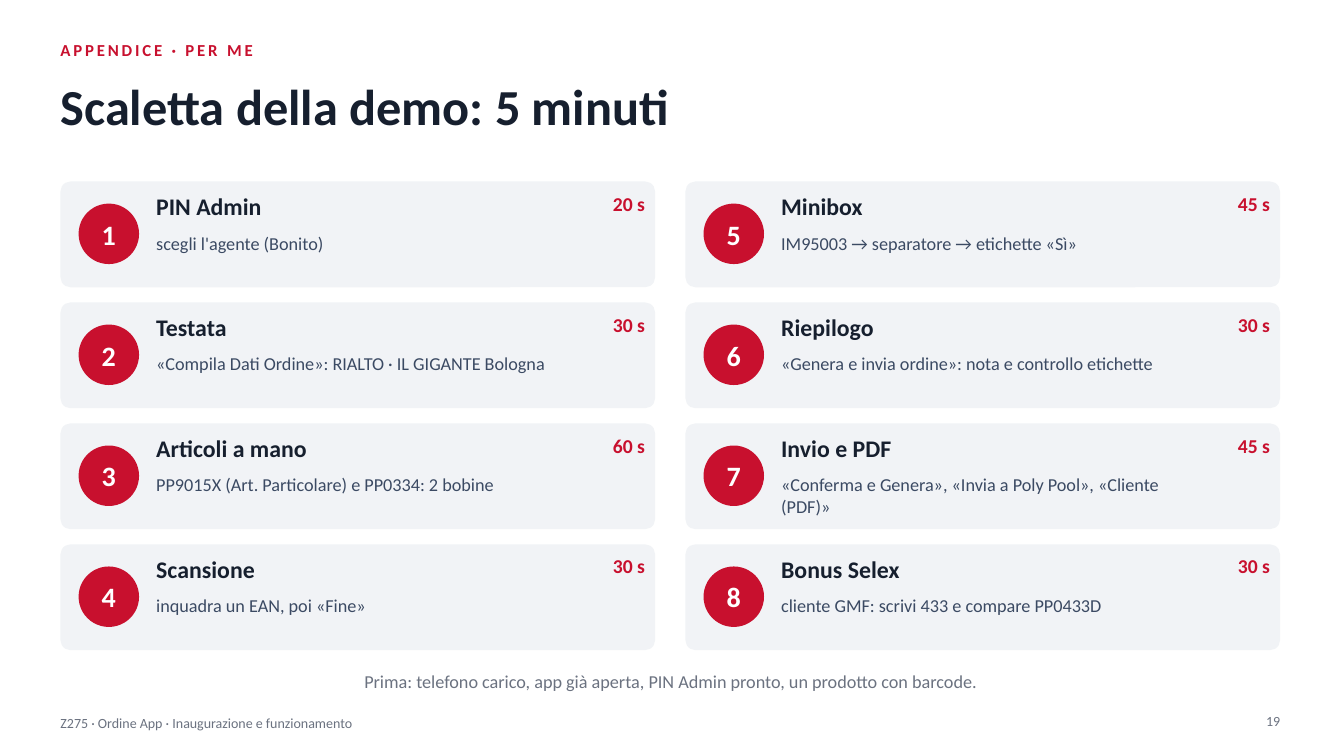
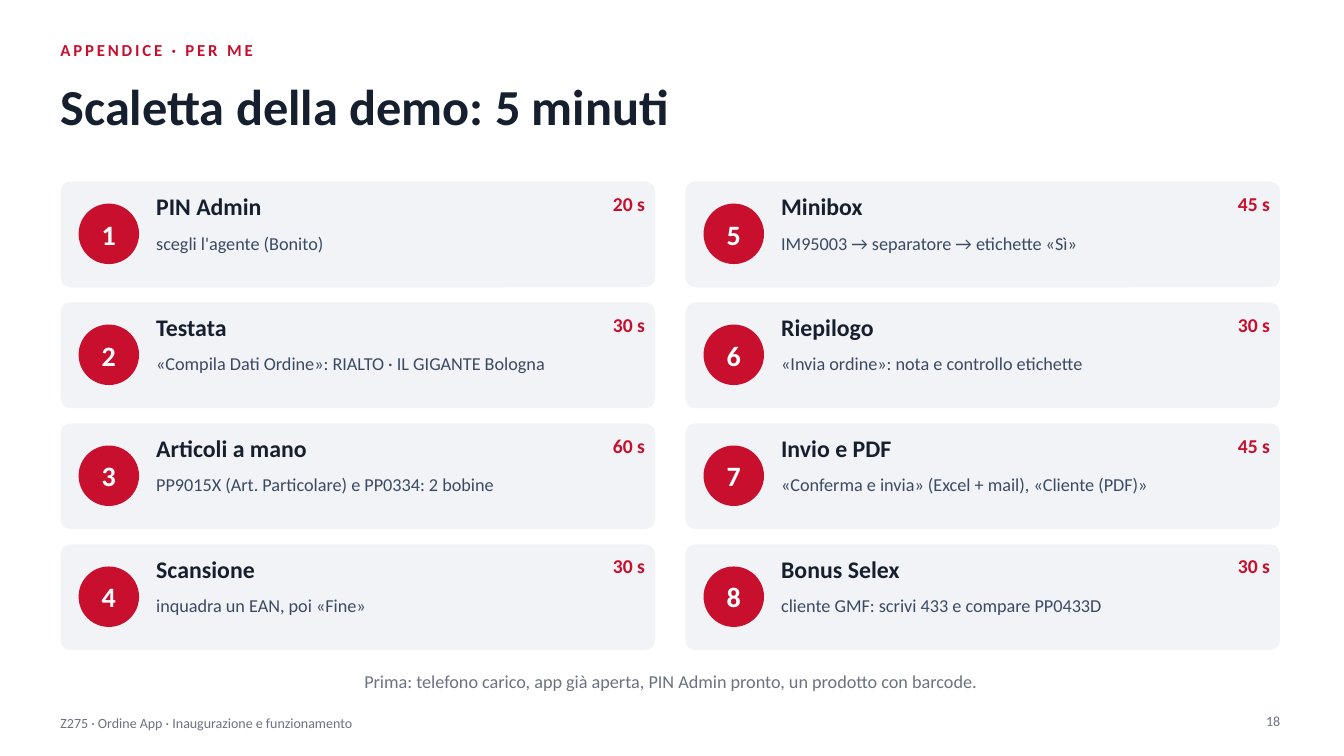
Before and after one commit to PPparre/Z275_App_Ordine, a slide deck: slide 18 of Z275_Presentazione.pptx (slide 19 before the commit). Drawn at 1344x756 pixels with LibreOffice and Linux fonts; fonts in the diff are those of the drawing. Boxes give left, top, right and bottom in pixels: in the first picture for what was removed or moved away, otherwise in the second. Text is boxed around its words. In the diff, an @@ line names an element or a change of style, - is before the commit and + after.

Commit message:
Update v.30.1: new flox conferma e invia (eto PDF+XLS)

```diff
--- a/Z275_Presentazione.pptx
+++ b/Z275_Presentazione.pptx
@@ text at [781, 357, 1083, 370]: text changed @@
-«Genera e invia ordine»: nota e controllo etichette
+«Invia ordine»: nota e controllo etichette
@@ text at [781, 478, 1147, 494]: text changed @@
-«Conferma e Genera», «Invia a Poly Pool», «Cliente (PDF)»
+«Conferma e invia» (Excel + mail), «Cliente (PDF)»
@@ page number at [1266, 716, 1280, 726]: text changed @@
-19
+18
```
Also in this commit, not shown: 8 other slides changed, 1 slide removed, 4 other files.
